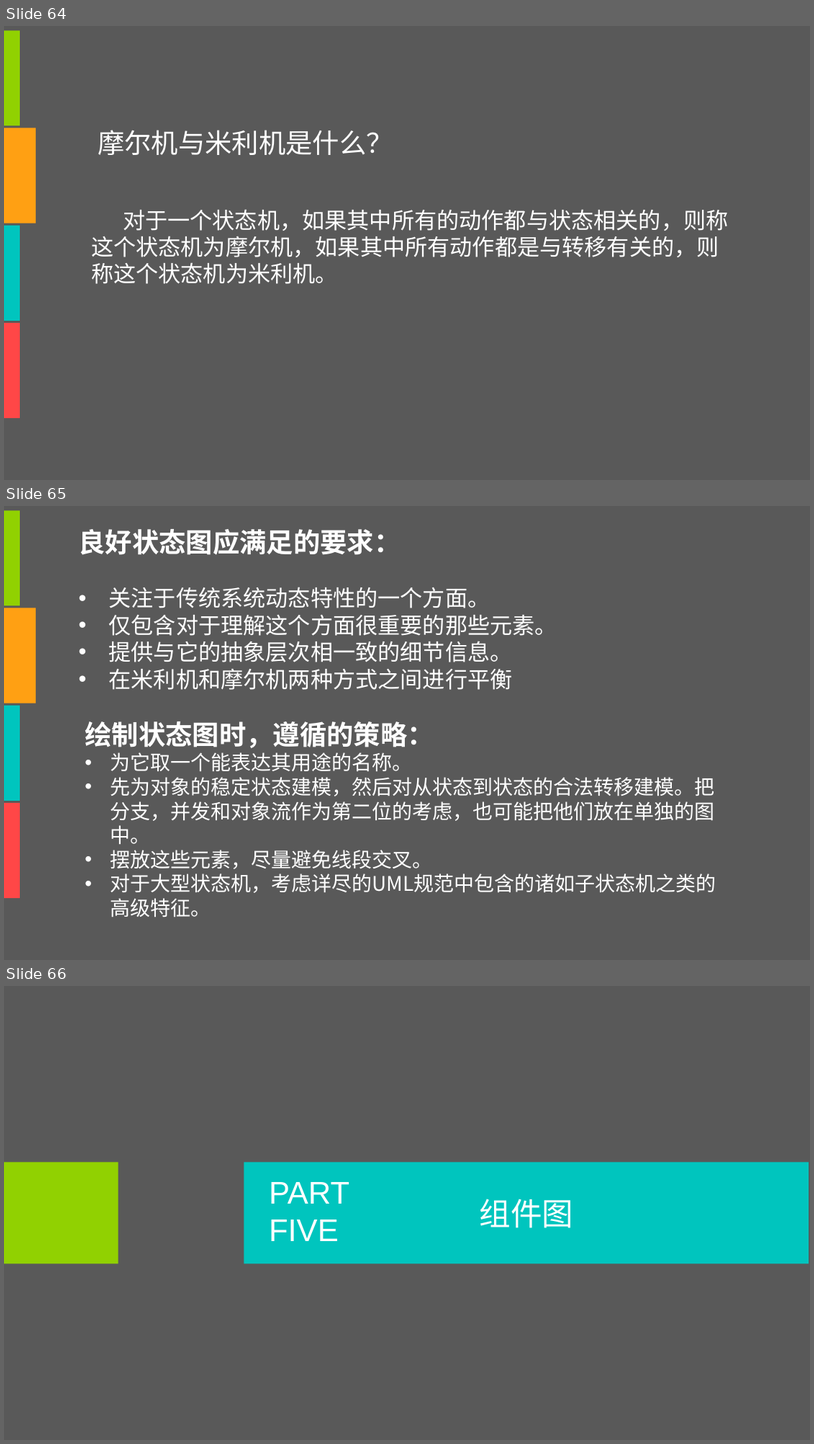
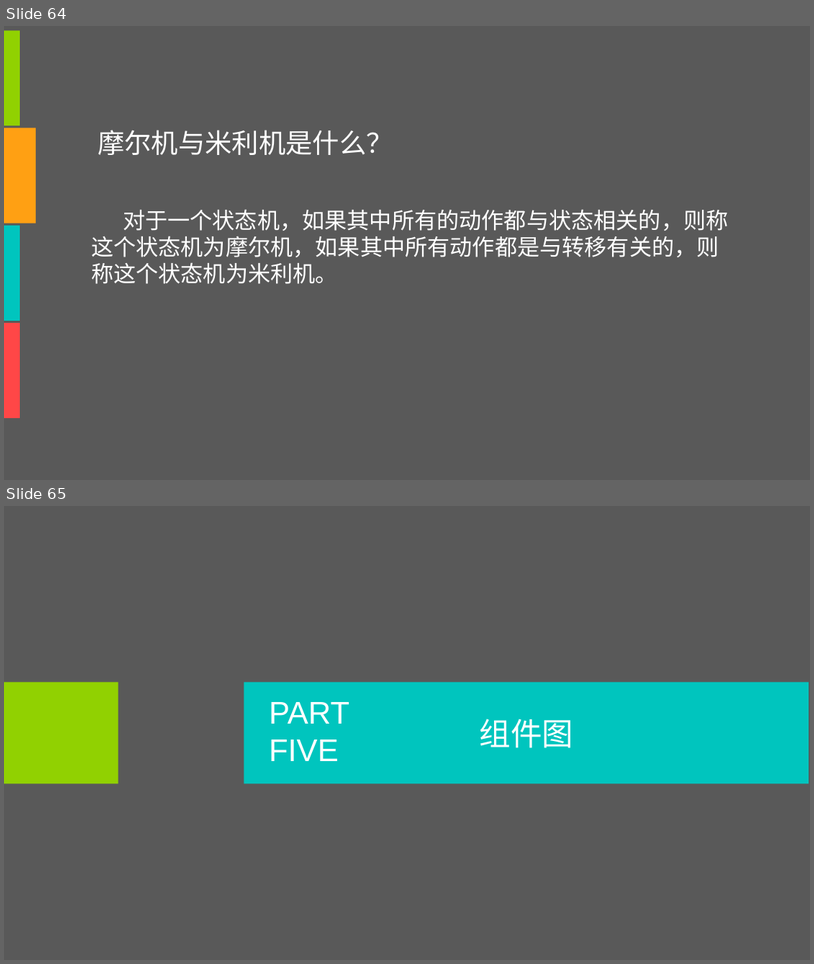
Before and after one commit to tzy502/G16, a slide deck: UML/UML图-G16.pptx. Shown one above the other, each under a label of ours: slides 64, 65 and 66 before the commit, slides 64 and 65 after it. The pictures are 814x1444 and 814x964 pixels, drawn with LibreOffice and Linux fonts; fonts in the diff are those of the drawing. Boxes give left, top, right and bottom in pixels: in the first picture for what was removed or moved away, otherwise in the second. Text is boxed around its words. In the diff, an @@ line names an element or a change of style, - is before the commit and + after.

```diff
--- a/UML/UML图-G16.pptx
+++ b/UML/UML图-G16.pptx
@@ slide 65 removed at [4, 506, 810, 960], background #FFFFFF; not listed: 1 template element that a slide beside it also shows @@
@@ rectangle removed at [4, 511, 20, 606] @@
@@ text removed at [79, 529, 558, 690] @@
-良好状态图应满足的要求：
-• 关注于传统系统动态特性的一个方面。
-• 仅包含对于理解这个方面很重要的那些元素。
-• 提供与它的抽象层次相一致的细节信息。
-• 在米利机和摩尔机两种方式之间进行平衡
@@ rectangle removed at [4, 608, 36, 703] @@
@@ rectangle removed at [4, 705, 20, 800] @@
@@ text removed at [85, 721, 716, 916] @@
-绘制状态图时，遵循的策略：
-• 为它取一个能表达其用途的名称。
-• 先为对象的稳定状态建模，然后对从状态到状态的合法转移建模。把分支，并发和对象流作为第二位的考虑，也可能把他们放在单独的图中。
-• 摆放这些元素，尽量避免线段交叉。
-• 对于大型状态机，考虑详尽的UML规范中包含的诸如子状态机之类的高级特征。
@@ rectangle removed at [4, 803, 20, 898] @@
@@ what was slide 66 is now slide 65 @@
```
Also in this commit, not shown: 5 slides changed, 1 other file.
